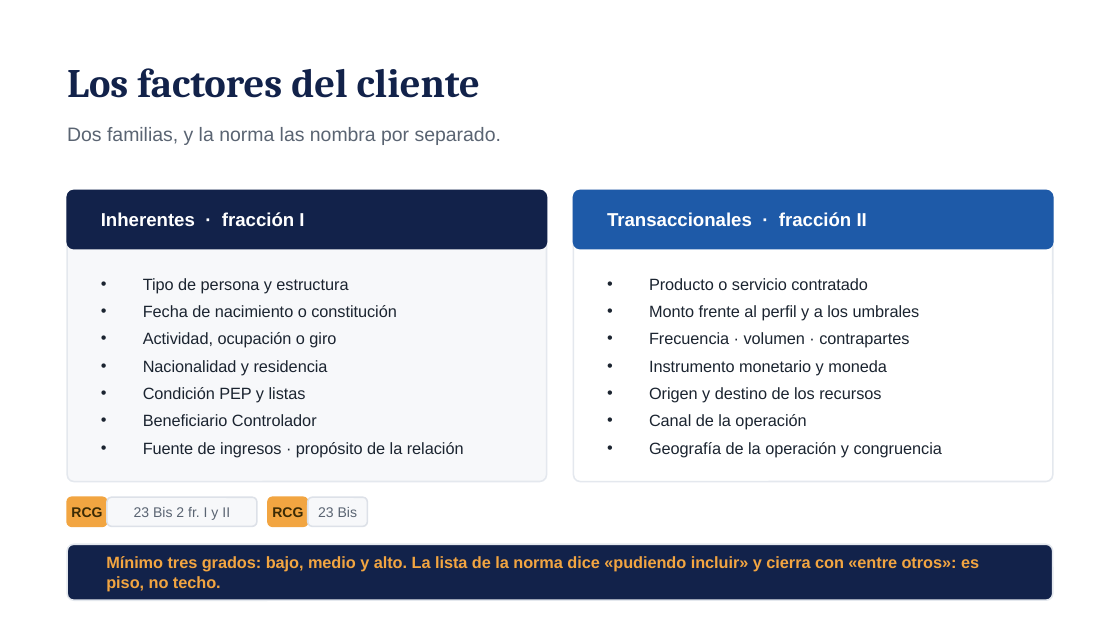
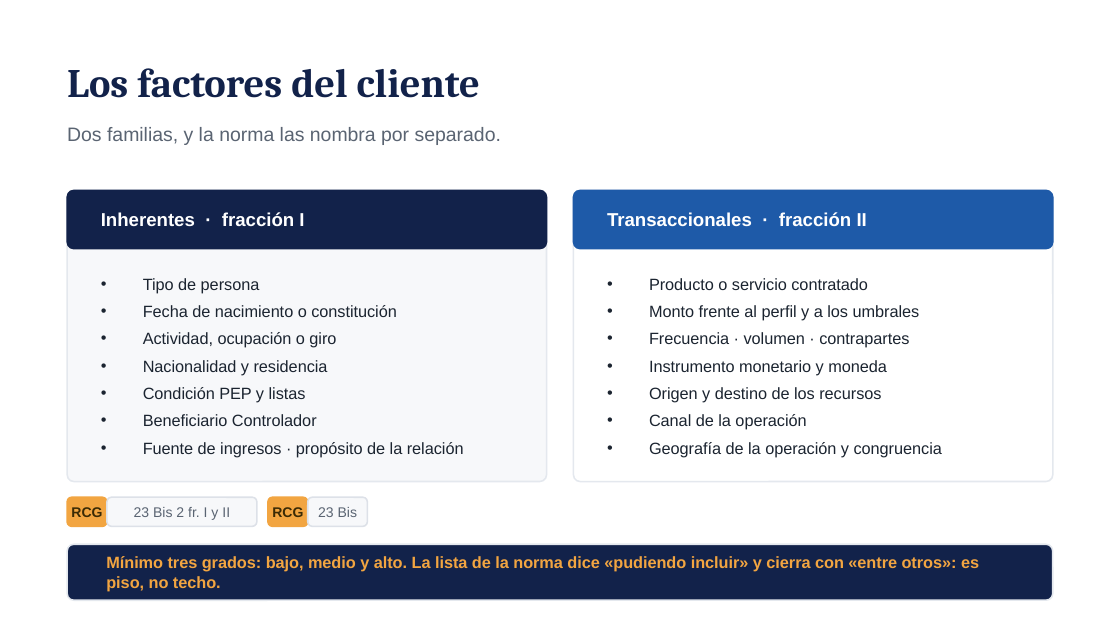
Before and after one commit to maribelvazquez/S01-TAV-IDENTIFICACION, a slide deck: slide 24 of s02/descargables/S02_ALU_01_Presentacion.pptx. Drawn at 1120x630 pixels with LibreOffice and Linux fonts; fonts in the diff are those of the drawing. Boxes give left, top, right and bottom in pixels: in the first picture for what was removed or moved away, otherwise in the second. Text is boxed around its words. In the diff, an @@ line names an element or a change of style, - is before the commit and + after.

```diff
--- a/s02/descargables/S02_ALU_01_Presentacion.pptx
+++ b/s02/descargables/S02_ALU_01_Presentacion.pptx
@@ text at [143, 278, 260, 293]: text changed @@
-• Tipo de persona y estructura
+• Tipo de persona
```
Also in this commit, not shown: 1 other slide changed, 15 other files.
